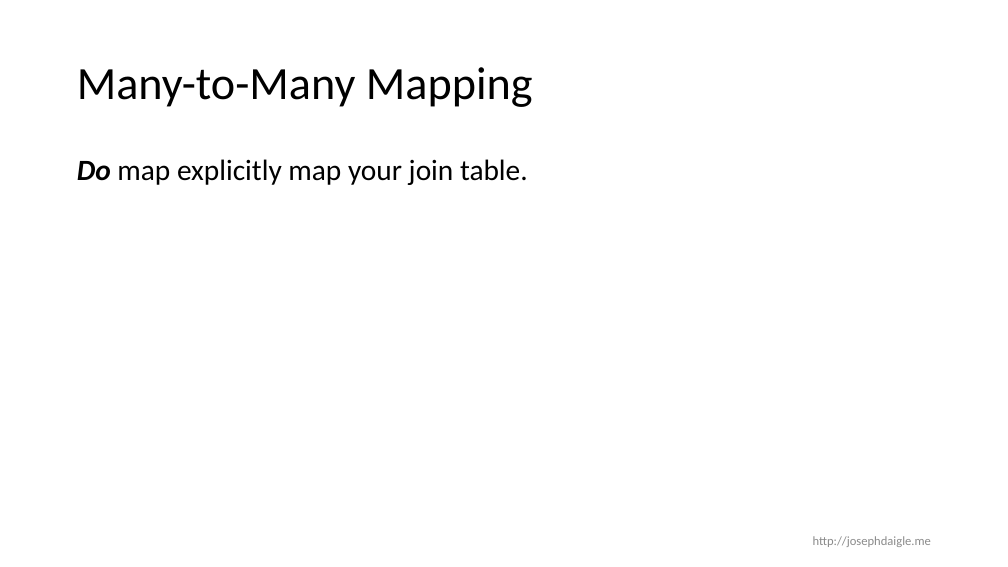
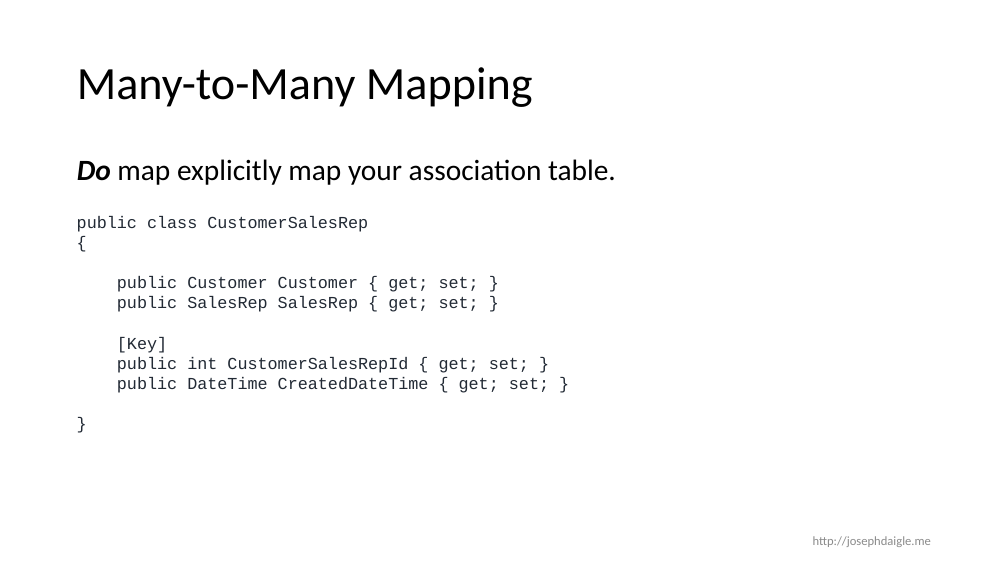
Before and after one commit to jdaigle/talks, a slide deck: slide 7 of DataAccessForPerfJunkies/DataAccessForPerJunkies.pptx (slide 6 before the commit). Drawn at 1008x567 pixels with LibreOffice and Linux fonts; fonts in the diff are those of the drawing. Boxes give left, top, right and bottom in pixels: in the first picture for what was removed or moved away, otherwise in the second. Text is boxed around its words. In the diff, an @@ line names an element or a change of style, - is before the commit and + after.

```diff
--- a/DataAccessForPerfJunkies/DataAccessForPerJunkies.pptx
+++ b/DataAccessForPerfJunkies/DataAccessForPerJunkies.pptx
@@ text at <box>77,159,616,185</box>: text changed @@
-Do map explicitly map your join table.
+Do map explicitly map your association table.
@@ text added at <box>77,216,549,393</box>, 16 pt, text #222A35 @@
+public class CustomerSalesRep
+{
+public Customer Customer { get; set; }
+public SalesRep SalesRep { get; set; }
+[Key]
+public int CustomerSalesRepId { get; set; }
+public DateTime CreatedDateTime { get; set; }
+}
```
Also in this commit, not shown: 14 other slides changed, 1 slide added.
